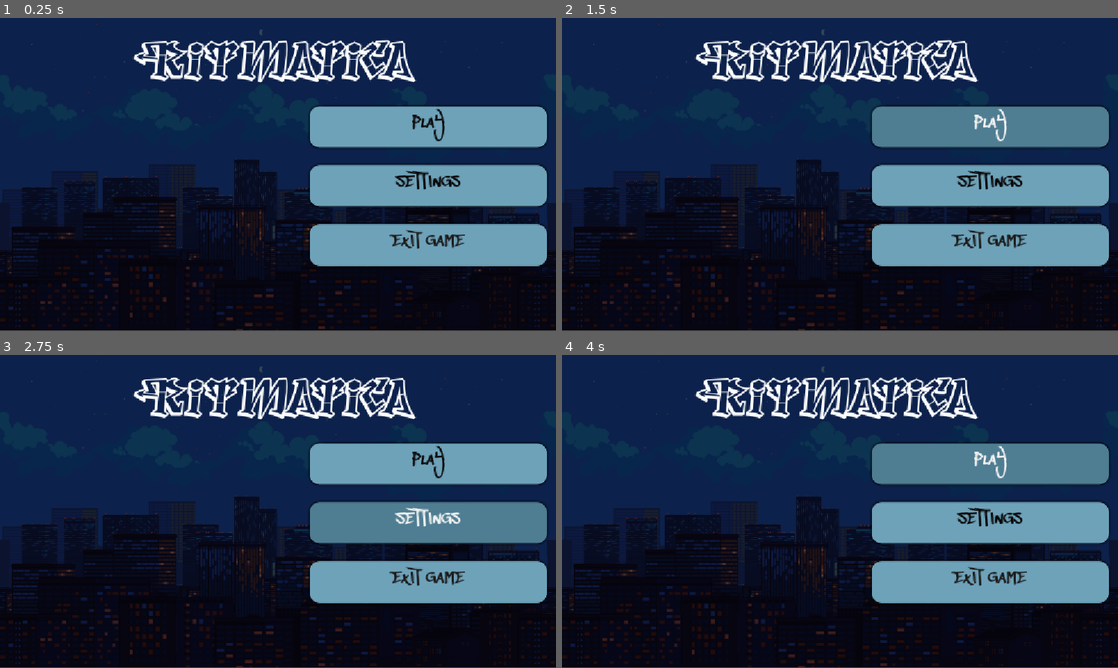
Above: before the commit, frames 1-4 (two rows, left to right).
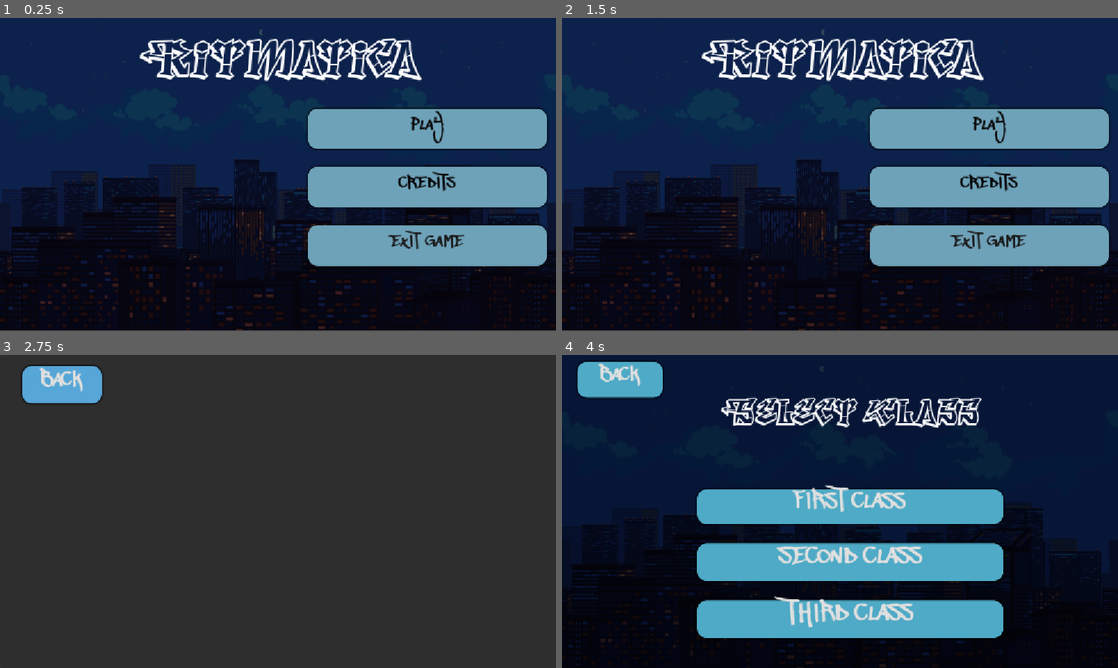
Above: after the commit, the same moments.

Repository: Akirakub/paxta-ESCOLA
Game: Godot game, scene res://Main_Menu.tscn
The game is run twice, just before and just after one commit, with the same random seed, the same clock (stepped at 60 frames per second) and the same inputs.
Inputs (mouse positions are in pixels of both pictures, inside the frame that each line leads up to):
- Up to frame 1 (0.25 s): no input
- Up to frame 2 (1.5 s): click (990, 187) at 0.5 s, where only the run before the commit has a clickable "SETTINGS"; click "PLAY" (after the commit: "BACK") at 1.25 s
- Up to frame 3 (2.75 s): click (428, 524) at 2 s, where only the run after the commit has a clickable "CREDITS"
- Up to frame 4 (4 s): click "PLAY" (after the commit: "BACK") at 2.75 s; click "PLAY" at 3.5 s

The runs differ from the first frame. In frame 1, 7.5% of the frame differs, in the area x 23-99%, y 6-80%; in frame 2, 12%; in frame 3, 99%, in the area x 0-100%, y 0-100%; in frame 4, 42%.

Commit message:
Add files via upload

Diff:
--- /dev/null
+++ b/Jogo Ritmatica/ritimatica/Ritmatica Alpha/ritmatica-alpha/Credits_Menu.tscn
@@ -0,0 +1,60 @@
+[gd_scene format=3 uid="uid://br1bqubs6xxy7"]
+
+[ext_resource type="FontFile" uid="uid://dmi5esnpvjokf" path="res://beatstreet.ttf" id="1_1od5n"]
+[ext_resource type="Script" uid="uid://ce4se5n2n8syf" path="res://credits_menu.gd" id="1_5uq43"]
+
+[sub_resource type="StyleBoxFlat" id="StyleBoxFlat_g4v7s"]
+bg_color = Color(0.33907458, 0.6502115, 0.84197754, 1)
+corner_radius_top_left = 20
+corner_radius_top_right = 20
+corner_radius_bottom_right = 20
+corner_radius_bottom_left = 20
+shadow_size = 5
+
+[sub_resource type="StyleBoxFlat" id="StyleBoxFlat_5uq43"]
+bg_color = Color(0.093586184, 0.26672822, 0.36749986, 1)
+corner_radius_top_left = 20
+corner_radius_top_right = 20
+corner_radius_bottom_right = 20
+corner_radius_bottom_left = 20
+shadow_size = 5
+
+[sub_resource type="StyleBoxFlat" id="StyleBoxFlat_806ox"]
+bg_color = Color(0.19792059, 0.4725997, 0.63412446, 1)
+corner_radius_top_left = 20
+corner_radius_top_right = 20
+corner_radius_bottom_right = 20
+corner_radius_bottom_left = 20
+shadow_size = 5
+
+[sub_resource type="StyleBoxEmpty" id="StyleBoxEmpty_plgie"]
+
+[node name="Control" type="Control" unique_id=444294296]
+layout_mode = 3
+anchors_preset = 15
+anchor_right = 1.0
+anchor_bottom = 1.0
+grow_horizontal = 2
+grow_vertical = 2
+script = ExtResource("1_5uq43")
+
+[node name="Panel" type="Panel" parent="." unique_id=1262388453]
+layout_mode = 0
+offset_right = 1159.0
+offset_bottom = 648.0
+
+[node name="Button" type="Button" parent="." unique_id=546038738]
+layout_mode = 0
+offset_left = 46.0
+offset_top = 23.0
+offset_right = 211.0
+offset_bottom = 100.0
+theme_override_fonts/font = ExtResource("1_1od5n")
+theme_override_font_sizes/font_size = 49
+theme_override_styles/normal = SubResource("StyleBoxFlat_g4v7s")
+theme_override_styles/pressed = SubResource("StyleBoxFlat_5uq43")
+theme_override_styles/hover = SubResource("StyleBoxFlat_806ox")
+theme_override_styles/focus = SubResource("StyleBoxEmpty_plgie")
+text = "BACK"
+
+[connection signal="pressed" from="Button" to="." method="_on_button_back_pressed"]
--- a/Jogo Ritmatica/ritimatica/Ritmatica Alpha/ritmatica-alpha/Main_Menu.tscn
+++ b/Jogo Ritmatica/ritimatica/Ritmatica Alpha/ritmatica-alpha/Main_Menu.tscn
@@ -1,5 +1,6 @@
 [gd_scene format=3 uid="uid://ckr5cthiaj3qf"]
 
+[ext_resource type="Script" uid="uid://db42nbn0lm68x" path="res://main_menu.gd" id="1_dnfjo"]
 [ext_resource type="Texture2D" uid="uid://bww3n8uixt54b" path="res://6.png" id="1_m625n"]
 [ext_resource type="FontFile" uid="uid://dmi5esnpvjokf" path="res://beatstreet.ttf" id="2_gtid3"]
 [ext_resource type="FontFile" uid="uid://v528pqo7qfa4" path="res://Degrassi.otf" id="3_gtid3"]
@@ -32,6 +33,8 @@
 corner_radius_bottom_left = 20
 shadow_size = 5
 
+[sub_resource type="StyleBoxEmpty" id="StyleBoxEmpty_dbdhr"]
+
 [node name="MainMenu" type="Control" unique_id=1552504796]
 layout_mode = 3
 anchors_preset = 15
@@ -43,8 +46,9 @@
 offset_bottom = -204.0
 grow_horizontal = 2
 grow_vertical = 2
+script = ExtResource("1_dnfjo")
 
-[node name="Panel" type="Panel" parent="." unique_id=1484892537]
+[node name="Background_Menu" type="Panel" parent="." unique_id=1484892537]
 layout_mode = 1
 anchors_preset = -1
 anchor_left = -5.8650002
@@ -59,21 +63,21 @@
 grow_vertical = 2
 theme_override_styles/panel = SubResource("StyleBoxTexture_g4v7s")
 
-[node name="VBoxContainer" type="VBoxContainer" parent="." unique_id=1820996200]
+[node name="Conteiner_Menu_Main" type="VBoxContainer" parent="." unique_id=1820996200]
 layout_mode = 1
 anchors_preset = -1
 anchor_left = 4.096
 anchor_top = 0.5
 anchor_right = 4.096
 anchor_bottom = 0.5
-offset_left = -245.544
-offset_top = -164.5
+offset_left = -249.544
+offset_top = -159.5
 offset_right = 245.456
 offset_bottom = 165.5
 grow_vertical = 2
 theme_override_constants/separation = 37
 
-[node name="Button" type="Button" parent="VBoxContainer" unique_id=1211765502]
+[node name="Button_Play" type="Button" parent="Conteiner_Menu_Main" unique_id=1211765502]
 layout_mode = 2
 size_flags_vertical = 3
 theme_override_colors/font_color = Color(0.047557496, 0.047557727, 0.04755757, 1)
@@ -82,9 +86,10 @@
 theme_override_styles/normal = SubResource("StyleBoxFlat_m625n")
 theme_override_styles/pressed = SubResource("StyleBoxFlat_gtid3")
 theme_override_styles/hover = SubResource("StyleBoxFlat_dnfjo")
+theme_override_styles/focus = SubResource("StyleBoxEmpty_dbdhr")
 text = "PLAY"
 
-[node name="Button2" type="Button" parent="VBoxContainer" unique_id=1249080725]
+[node name="Button_Credits" type="Button" parent="Conteiner_Menu_Main" unique_id=1249080725]
 layout_mode = 2
 size_flags_vertical = 3
 theme_override_colors/font_color = Color(0.025363723, 0.025363848, 0.025363745, 1)
@@ -93,9 +98,9 @@
 theme_override_styles/normal = SubResource("StyleBoxFlat_m625n")
 theme_override_styles/pressed = SubResource("StyleBoxFlat_gtid3")
 theme_override_styles/hover = SubResource("StyleBoxFlat_dnfjo")
-text = "SETTINGS"
+text = "CREDITS"
 
-[node name="Button3" type="Button" parent="VBoxContainer" unique_id=770137753]
+[node name="Button_Exit_Game" type="Button" parent="Conteiner_Menu_Main" unique_id=770137753]
 layout_mode = 2
 size_flags_vertical = 3
 theme_override_colors/font_color = Color(0.10747949, 0.10747983, 0.107479595, 1)
@@ -106,15 +111,15 @@
 theme_override_styles/hover = SubResource("StyleBoxFlat_dnfjo")
 text = "EXIT GAME"
 
-[node name="Label" type="Label" parent="." unique_id=1569782824]
+[node name="Title" type="Label" parent="." unique_id=1569782824]
 layout_mode = 1
 anchors_preset = -1
 anchor_left = 0.68500006
 anchor_right = 0.68500006
-offset_left = -293.965
-offset_top = -239.0
-offset_right = 272.035
-offset_bottom = -86.0
+offset_left = -280.965
+offset_top = -242.0
+offset_right = 285.035
+offset_bottom = -89.0
 grow_horizontal = 2
 theme_override_colors/font_color = Color(1, 1, 1, 1)
 theme_override_colors/font_outline_color = Color(0.23804298, 0.4980169, 0.612331, 1)
@@ -123,3 +128,7 @@
 text = "RITMATICA"
 horizontal_alignment = 1
 vertical_alignment = 1
+
+[connection signal="pressed" from="Conteiner_Menu_Main/Button_Play" to="." method="_on_button_play_pressed"]
+[connection signal="pressed" from="Conteiner_Menu_Main/Button_Credits" to="." method="_on_button_credits_pressed"]
+[connection signal="pressed" from="Conteiner_Menu_Main/Button_Exit_Game" to="." method="_on_button_exit_game_pressed"]
--- /dev/null
+++ b/Jogo Ritmatica/ritimatica/Ritmatica Alpha/ritmatica-alpha/Select_Menu.tscn
@@ -0,0 +1,131 @@
+[gd_scene format=3 uid="uid://b0jsrhv1hhamp"]
+
+[ext_resource type="Script" uid="uid://5mtppyy34b0h" path="res://select_menu.gd" id="1_vplkc"]
+[ext_resource type="FontFile" uid="uid://dmi5esnpvjokf" path="res://beatstreet.ttf" id="1_vsc81"]
+[ext_resource type="Texture2D" uid="uid://bww3n8uixt54b" path="res://6.png" id="2_y2w5o"]
+[ext_resource type="FontFile" uid="uid://v528pqo7qfa4" path="res://Degrassi.otf" id="4_m07q4"]
+
+[sub_resource type="StyleBoxTexture" id="StyleBoxTexture_5uq43"]
+texture = ExtResource("2_y2w5o")
+modulate_color = Color(0.21823555, 0.27283004, 0.29988682, 1)
+
+[sub_resource type="StyleBoxFlat" id="StyleBoxFlat_g4v7s"]
+bg_color = Color(0.3074001, 0.66785014, 0.7753851, 1)
+corner_radius_top_left = 20
+corner_radius_top_right = 20
+corner_radius_bottom_right = 20
+corner_radius_bottom_left = 20
+shadow_size = 5
+
+[sub_resource type="StyleBoxFlat" id="StyleBoxFlat_vsc81"]
+bg_color = Color(0.087681495, 0.26261187, 0.3142958, 1)
+corner_radius_top_left = 20
+corner_radius_top_right = 20
+corner_radius_bottom_right = 20
+corner_radius_bottom_left = 20
+shadow_size = 5
+
+[sub_resource type="StyleBoxFlat" id="StyleBoxFlat_vplkc"]
+bg_color = Color(0.15704876, 0.4107, 0.48592138, 1)
+corner_radius_top_left = 20
+corner_radius_top_right = 20
+corner_radius_bottom_right = 20
+corner_radius_bottom_left = 20
+shadow_size = 5
+
+[sub_resource type="StyleBoxEmpty" id="StyleBoxEmpty_g4v7s"]
+
+[node name="Control" type="Control" unique_id=861999654]
+layout_mode = 3
+anchors_preset = 15
+anchor_right = 1.0
+anchor_bottom = 1.0
+offset_left = -12.0
+offset_top = -11.0
+offset_right = -12.0
+offset_bottom = -11.0
+grow_horizontal = 2
+grow_vertical = 2
+script = ExtResource("1_vplkc")
+
+[node name="Panel" type="Panel" parent="." unique_id=1977758762]
+layout_mode = 1
+anchors_preset = -1
+anchor_left = 0.51100004
+anchor_right = 0.51100004
+offset_left = -579.67206
+offset_top = 10.0
+offset_right = 576.32794
+offset_bottom = 659.0
+theme_override_styles/panel = SubResource("StyleBoxTexture_5uq43")
+
+[node name="VBoxContainer" type="VBoxContainer" parent="." unique_id=637068344]
+layout_mode = 1
+anchors_preset = -1
+anchor_left = 0.518
+anchor_right = 0.518
+offset_left = -304.73602
+offset_top = 289.0
+offset_right = 329.26398
+offset_bottom = 605.0
+grow_horizontal = 2
+theme_override_constants/separation = 40
+
+[node name="Button" type="Button" parent="VBoxContainer" unique_id=1996819381]
+layout_mode = 2
+theme_override_fonts/font = ExtResource("1_vsc81")
+theme_override_font_sizes/font_size = 55
+theme_override_styles/normal = SubResource("StyleBoxFlat_g4v7s")
+theme_override_styles/pressed = SubResource("StyleBoxFlat_vsc81")
+theme_override_styles/hover = SubResource("StyleBoxFlat_vplkc")
+text = "FIRST CLASS"
+
+[node name="Button5" type="Button" parent="VBoxContainer" unique_id=1379576672]
+layout_mode = 2
+theme_override_fonts/font = ExtResource("1_vsc81")
+theme_override_font_sizes/font_size = 60
+theme_override_styles/normal = SubResource("StyleBoxFlat_g4v7s")
+theme_override_styles/pressed = SubResource("StyleBoxFlat_vsc81")
+theme_override_styles/hover = SubResource("StyleBoxFlat_vplkc")
+text = "SECOND CLASS"
+
+[node name="Button4" type="Button" parent="VBoxContainer" unique_id=1306720468]
+layout_mode = 2
+theme_override_fonts/font = ExtResource("1_vsc81")
+theme_override_font_sizes/font_size = 60
+theme_override_styles/normal = SubResource("StyleBoxFlat_g4v7s")
+theme_override_styles/pressed = SubResource("StyleBoxFlat_vsc81")
+theme_override_styles/hover = SubResource("StyleBoxFlat_vplkc")
+text = "THIRD CLASS"
+
+[node name="Button_Back" type="Button" parent="." unique_id=1649805221]
+layout_mode = 1
+anchors_preset = -1
+anchor_left = 0.089
+anchor_right = 0.089
+offset_left = -58.528
+offset_top = 25.0
+offset_right = 118.472
+offset_bottom = 99.0
+theme_override_fonts/font = ExtResource("1_vsc81")
+theme_override_font_sizes/font_size = 47
+theme_override_styles/normal = SubResource("StyleBoxFlat_g4v7s")
+theme_override_styles/pressed = SubResource("StyleBoxFlat_vsc81")
+theme_override_styles/hover = SubResource("StyleBoxFlat_vplkc")
+theme_override_styles/focus = SubResource("StyleBoxEmpty_g4v7s")
+text = "BACK"
+
+[node name="Label" type="Label" parent="." unique_id=1124882505]
+layout_mode = 1
+anchors_preset = -1
+anchor_left = 0.523
+anchor_right = 0.523
+offset_left = -261.49597
+offset_top = 88.0
+offset_right = 273.50403
+offset_bottom = 173.0
+theme_override_fonts/font = ExtResource("4_m07q4")
+theme_override_font_sizes/font_size = 70
+text = "SELECT CLASS"
+
+[connection signal="pressed" from="Button_Back" to="." method="_on_button_back_pressed"]
--- /dev/null
+++ b/Jogo Ritmatica/ritimatica/Ritmatica Alpha/ritmatica-alpha/credits_menu.gd
@@ -0,0 +1,15 @@
+extends Control
+
+
+# Called when the node enters the scene tree for the first time.
+func _ready() -> void:
+	pass # Replace with function body.
+
+
+# Called every frame. 'delta' is the elapsed time since the previous frame.
+func _process(delta: float) -> void:
+	pass
+
+
+func _on_button_back_pressed() -> void:
+	get_tree().change_scene_to_file("res://Main_Menu.tscn")
--- /dev/null
+++ b/Jogo Ritmatica/ritimatica/Ritmatica Alpha/ritmatica-alpha/main_menu.gd
@@ -0,0 +1,23 @@
+extends Control
+
+
+# Called when the node enters the scene tree for the first time.
+func _ready() -> void:
+	pass # Replace with function body.
+
+
+# Called every frame. 'delta' is the elapsed time since the previous frame.
+func _process(_delta: float) -> void:
+	pass
+
+
+func _on_button_play_pressed() -> void:
+	get_tree().change_scene_to_file("res://Select_Menu.tscn")
+
+
+func _on_button_credits_pressed() -> void:
+	get_tree().change_scene_to_file("res://Credits_Menu.tscn")
+
+
+func _on_button_exit_game_pressed() -> void:
+	get_tree().quit()
--- /dev/null
+++ b/Jogo Ritmatica/ritimatica/Ritmatica Alpha/ritmatica-alpha/select_menu.gd
@@ -0,0 +1,15 @@
+extends Control
+
+
+# Called when the node enters the scene tree for the first time.
+func _ready() -> void:
+	pass # Replace with function body.
+
+
+# Called every frame. 'delta' is the elapsed time since the previous frame.
+func _process(delta: float) -> void:
+	pass
+
+
+func _on_button_back_pressed() -> void:
+	get_tree().change_scene_to_file("res://Main_Menu.tscn")
Not shown, added: Jogo Ritmatica/ritimatica/Ritmatica Alpha/ritmatica-alpha/credits_menu.gd.uid
Not shown, added: Jogo Ritmatica/ritimatica/Ritmatica Alpha/ritmatica-alpha/main_menu.gd.uid
Not shown, added: Jogo Ritmatica/ritimatica/Ritmatica Alpha/ritmatica-alpha/select_menu.gd.uid
